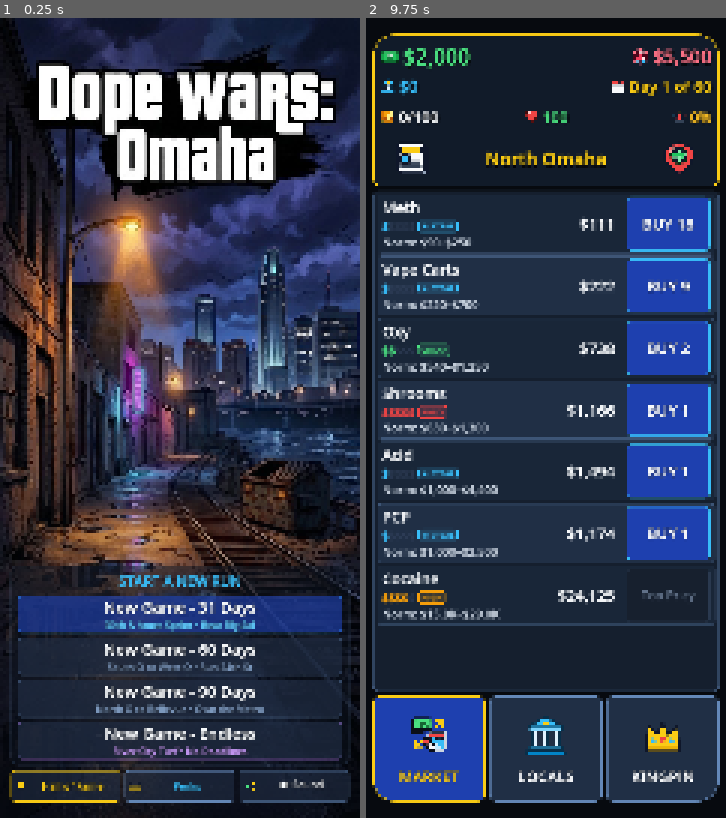
Above: before the commit, frames 1-2 (left to right).
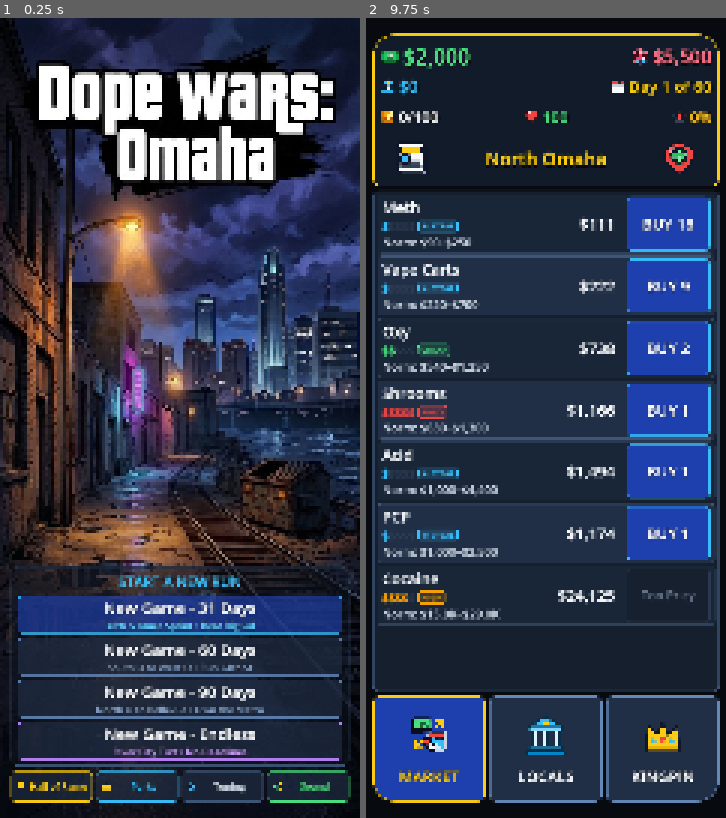
Above: after the commit, the same moments.

Repository: TimGoergen/dope-wars
Game: Godot game, scene res://Main.tscn
The game is run twice, just before and just after one commit, with the same random seed, the same clock (stepped at 60 frames per second) and the same inputs.
Inputs (mouse positions are in pixels of both pictures, inside the frame that each line leads up to):
- Up to frame 1 (0.25 s): no input
- Up to frame 2 (9.75 s): click (412, 162) at 0.52 s; click (679, 162) at 1.27 s; click (499, 226) at 2.02 s; click "BUY 8" at 2.75 s; click (499, 282) at 3.52 s; click "BUY 5" at 4.25 s; click (499, 346) at 5.02 s; click "BUY 20" at 5.75 s; click (499, 410) at 6.52 s; click "BUY 1" at 7.25 s; click (499, 474) at 8.02 s; click "BUY 2" at 8.75 s; click (499, 658) at 9.52 s

The runs differ from the first frame. In frame 1, 4.5% of the frame differs, in the area x 2-98%, y 68-99%; in frame 2, nothing differs.

Commit message:
Fix continue button routing and wire up Hall of Fame, Perks, Tuning, and Audio modals with proper z-ordering

Diff:
--- a/game/scripts/Main.gd
+++ b/game/scripts/Main.gd
@@ -1018,20 +1018,32 @@
 		return
 	_start_screen = StartScreen.new()
 	_start_screen.continue_requested.connect(func() -> void:
+		_summary_overlay.visible = false
+		_legacy_overlay.visible = false
+		_dev_tuning_overlay.visible = false
 		hide_start_screen()
 		_show_tab(0)
 		_refresh_all()
 	)
 	_start_screen.start_new_run_requested.connect(func(mode_days: int) -> void:
+		_summary_overlay.visible = false
+		_legacy_overlay.visible = false
+		_dev_tuning_overlay.visible = false
 		_start_new_run(mode_days)
 		hide_start_screen()
 		_show_tab(0)
 	)
 	_start_screen.hall_of_fame_requested.connect(func() -> void:
 		_summary_overlay.open_summary(state, meta, false)
+		_summary_overlay.move_to_front()
 	)
 	_start_screen.perks_requested.connect(func() -> void:
 		_legacy_overlay.open_modal(meta)
+		_legacy_overlay.move_to_front()
+	)
+	_start_screen.tuning_requested.connect(func() -> void:
+		_dev_tuning_overlay.open_panel(tuning)
+		_dev_tuning_overlay.move_to_front()
 	)
 	_start_screen.meta_updated.connect(func() -> void:
 		_rebuild_kingpin_tab()
@@ -1042,8 +1054,12 @@
 func show_start_screen() -> void:
 	if _start_screen == null:
 		_build_start_screen()
+	_summary_overlay.visible = false
+	_legacy_overlay.visible = false
+	_dev_tuning_overlay.visible = false
 	_start_screen.open_start_screen(meta, state)
 	_start_screen.visible = true
+	_start_screen.move_to_front()
 
 
 func hide_start_screen() -> void:
--- a/game/scripts/ui/DevTuningOverlay.gd
+++ b/game/scripts/ui/DevTuningOverlay.gd
@@ -37,6 +37,7 @@
 func open_panel(tuning: TuningConfig) -> void:
 	_tuning = tuning
 	_inputs.clear()
+	move_to_front()
 	for c in get_children():
 		c.queue_free()
 
--- a/game/scripts/ui/LegacyOverlay.gd
+++ b/game/scripts/ui/LegacyOverlay.gd
@@ -19,6 +19,7 @@
 func open_modal(meta: Dictionary) -> void:
 	_meta = meta
 	_rebuild()
+	move_to_front()
 	visible = true
 
 
--- a/game/scripts/ui/RunSummaryOverlay.gd
+++ b/game/scripts/ui/RunSummaryOverlay.gd
@@ -19,6 +19,7 @@
 func open_summary(state: GameState, meta: Dictionary, show_run_banner: bool = true) -> void:
 	_state = state
 	_meta = meta
+	move_to_front()
 	for c in get_children():
 		c.queue_free()
 
--- a/game/scripts/ui/StartScreen.gd
+++ b/game/scripts/ui/StartScreen.gd
@@ -9,6 +9,7 @@
 signal start_new_run_requested(mode_days: int)
 signal hall_of_fame_requested()
 signal perks_requested()
+signal tuning_requested()
 signal meta_updated()
 
 var _meta: Dictionary = {}
@@ -190,17 +191,17 @@
 	)
 	card_vbox.add_child(_btn_endless)
 
-	# Utility Row: Hall of Fame, Perks & Street Cred, Audio Toggle (20% larger: 25px -> 30px)
+	# Utility Row: Hall of Fame, Perks & Street Cred, Dev Tuning, Audio Toggle
 	var util_row := HBoxContainer.new()
 	util_row.size_flags_horizontal = Control.SIZE_EXPAND_FILL
-	util_row.add_theme_constant_override("separation", 12)
+	util_row.add_theme_constant_override("separation", 10)
 	main_vbox.add_child(util_row)
 
 	var hof_btn := Button.new()
 	hof_btn.text = "🏆 Hall of Fame"
 	hof_btn.size_flags_horizontal = Control.SIZE_EXPAND_FILL
-	hof_btn.custom_minimum_size = Vector2(0, 94)
-	UiPalette.style_button(hof_btn, Color(0.13, 0.18, 0.27, 0.60), UiPalette.GOLD_ACCENT, UiPalette.GOLD_ACCENT, 30)
+	hof_btn.custom_minimum_size = Vector2(0, 92)
+	UiPalette.style_button(hof_btn, Color(0.13, 0.18, 0.27, 0.65), UiPalette.GOLD_ACCENT, UiPalette.GOLD_ACCENT, 28)
 	hof_btn.pressed.connect(func() -> void:
 		Audio.play(&"tap")
 		hall_of_fame_requested.emit()
@@ -210,30 +211,53 @@
 	var perks_btn := Button.new()
 	perks_btn.text = "🎖️ Perks"
 	perks_btn.size_flags_horizontal = Control.SIZE_EXPAND_FILL
-	perks_btn.custom_minimum_size = Vector2(0, 94)
-	UiPalette.style_button(perks_btn, Color(0.13, 0.18, 0.27, 0.60), UiPalette.BORDER_BRIGHT, UiPalette.BANK_CYAN, 30)
+	perks_btn.custom_minimum_size = Vector2(0, 92)
+	UiPalette.style_button(perks_btn, Color(0.13, 0.18, 0.27, 0.65), UiPalette.BANK_CYAN, UiPalette.BANK_CYAN, 28)
 	perks_btn.pressed.connect(func() -> void:
 		Audio.play(&"tap")
 		perks_requested.emit()
 	)
 	util_row.add_child(perks_btn)
 
+	var tune_btn := Button.new()
+	tune_btn.text = "⚙️ Tuning"
+	tune_btn.size_flags_horizontal = Control.SIZE_EXPAND_FILL
+	tune_btn.custom_minimum_size = Vector2(0, 92)
+	UiPalette.style_button(tune_btn, Color(0.13, 0.18, 0.27, 0.65), UiPalette.BORDER_SLATE, UiPalette.TEXT_SECONDARY, 28)
+	tune_btn.pressed.connect(func() -> void:
+		Audio.play(&"tap")
+		tuning_requested.emit()
+	)
+	util_row.add_child(tune_btn)
+
 	_audio_btn = Button.new()
-	_audio_btn.text = "🔊 Sound"
 	_audio_btn.size_flags_horizontal = Control.SIZE_EXPAND_FILL
-	_audio_btn.custom_minimum_size = Vector2(0, 94)
-	UiPalette.style_button(_audio_btn, Color(0.13, 0.18, 0.27, 0.60), UiPalette.BORDER_SLATE, UiPalette.TEXT_PRIMARY, 30)
+	_audio_btn.custom_minimum_size = Vector2(0, 92)
+	_update_audio_btn_visual()
 	_audio_btn.pressed.connect(func() -> void:
 		Audio.muted = not Audio.muted
 		_meta["muted"] = Audio.muted
 		SaveManager.save_data(_meta)
+		if not Audio.muted:
+			Audio.play(&"cash_register")
 		meta_updated.emit()
-		_refresh_display()
+		_update_audio_btn_visual()
 	)
 	util_row.add_child(_audio_btn)
 
 	# 4. Confirmation Dialog Modal (for abandoning active run)
 	_build_confirm_modal()
+
+
+func _update_audio_btn_visual() -> void:
+	if _audio_btn == null:
+		return
+	if Audio.muted:
+		_audio_btn.text = "🔇 Muted"
+		UiPalette.style_button(_audio_btn, Color(0.13, 0.18, 0.27, 0.65), UiPalette.BORDER_SLATE, UiPalette.TEXT_MUTED, 28)
+	else:
+		_audio_btn.text = "🔊 Sound"
+		UiPalette.style_button(_audio_btn, Color(0.13, 0.18, 0.27, 0.65), UiPalette.CASH_EMERALD, UiPalette.CASH_EMERALD, 28)
 
 
 func _create_new_game_button(title: String, subtitle: String, days: int, bg_col: Color, border_col: Color) -> Button:
@@ -405,5 +429,4 @@
 		var nw := cash_val + bank_val - debt_val
 		_continue_info_lbl.text = "ACTIVE RUN: %s • %s • Net Worth: %s" % [d_str, dist_name, Money.format_short(nw)]
 
-	if _audio_btn != null:
-		_audio_btn.text = "🔇 Muted" if Audio.muted else "🔊 Sound"
+	_update_audio_btn_visual()
